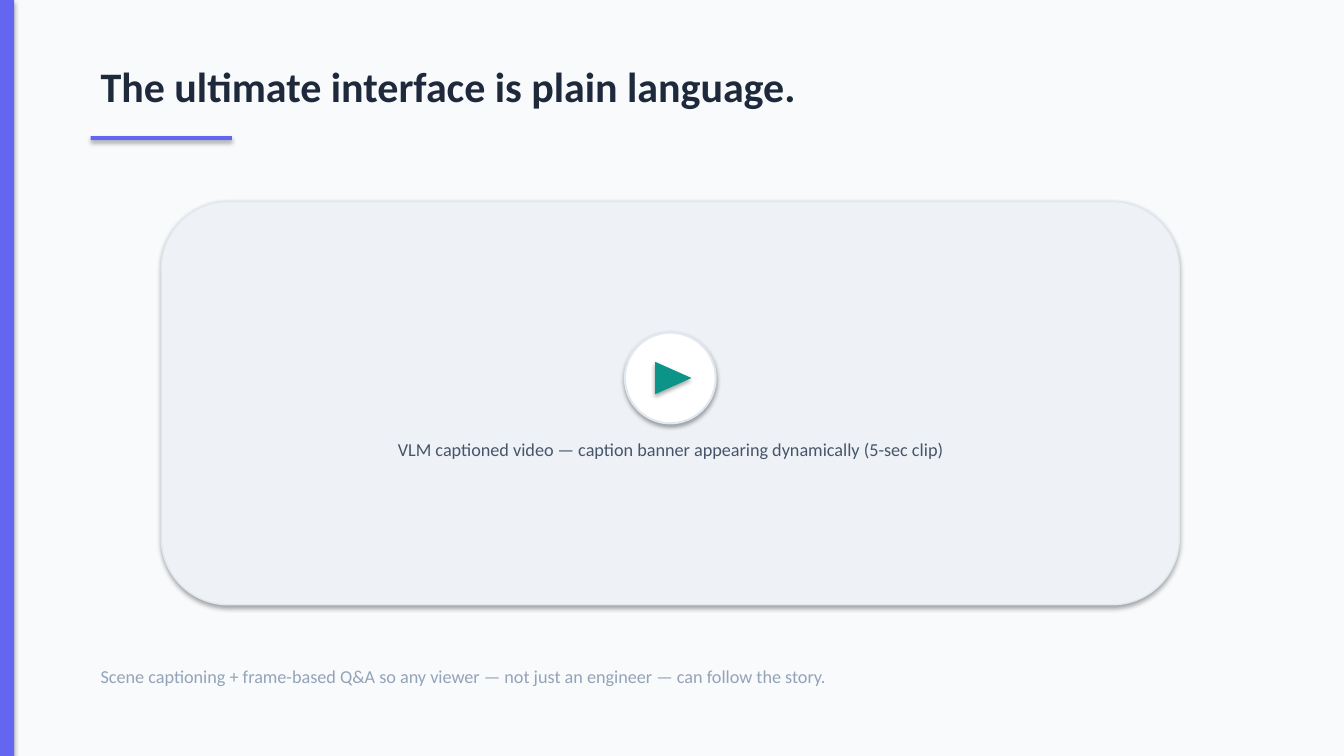
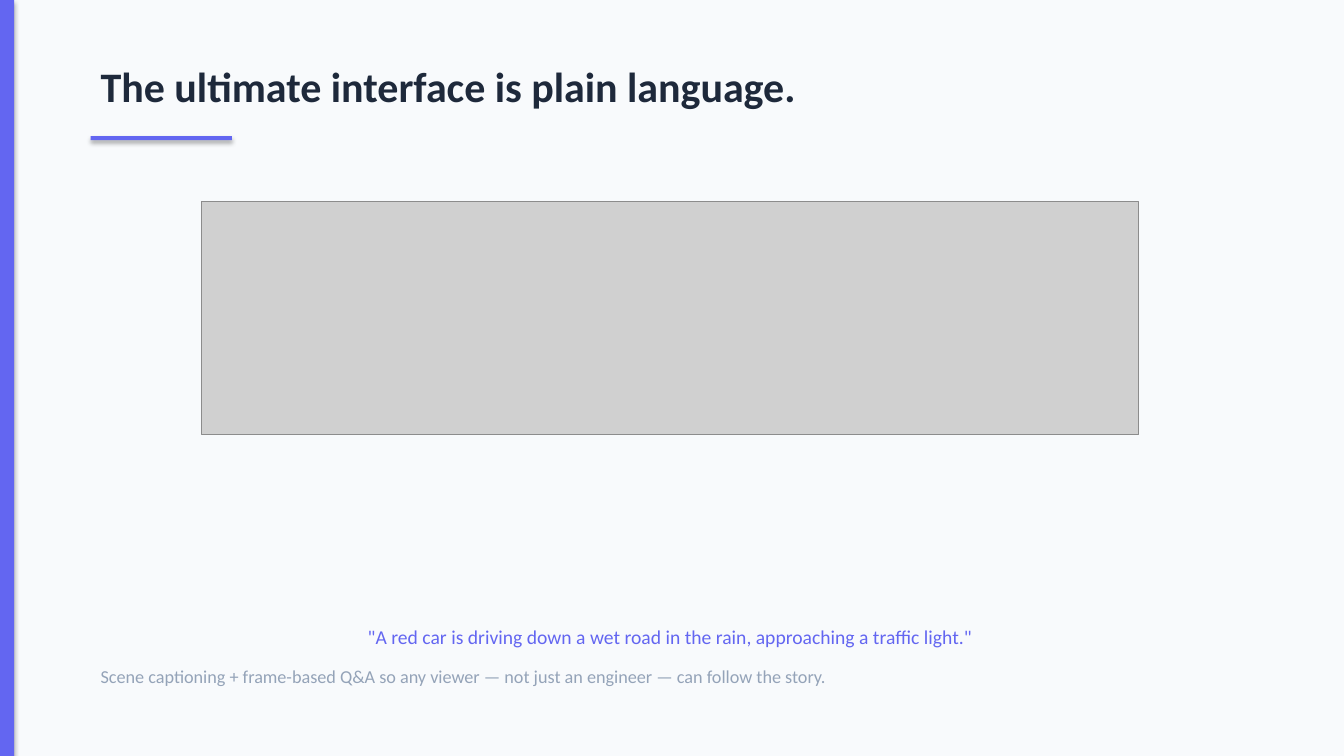
Before and after one commit to dydy2010/computer_vision_hslu_2026, a slide deck: slide 12 of Computer_Vision_Presentation.pptx. Drawn at 1344x756 pixels with LibreOffice and Linux fonts; fonts in the diff are those of the drawing; grey boxes stand for pictures. Boxes give left, top, right and bottom in pixels: in the first picture for what was removed or moved away, otherwise in the second. Text is boxed around its words. In the diff, an @@ line names an element or a change of style, - is before the commit and + after.

```diff
--- a/Computer_Vision_Presentation.pptx
+++ b/Computer_Vision_Presentation.pptx
@@ rounded rectangle removed at bbox=[161, 202, 1180, 605] @@
@@ picture added at bbox=[202, 202, 1139, 435] @@
@@ ellipse removed at bbox=[625, 333, 716, 423] @@
@@ triangle removed at bbox=[655, 362, 692, 394] @@
@@ text removed at bbox=[398, 443, 943, 459] @@
-VLM captioned video — caption banner appearing dynamically (5-sec clip)
@@ text added at bbox=[368, 630, 972, 648], 14 pt, text #6366F1 @@
+"A red car is driving down a wet road in the rain, approaching a traffic light."
```
Also in this commit, not shown: 6 other slides changed, 12 other files.
